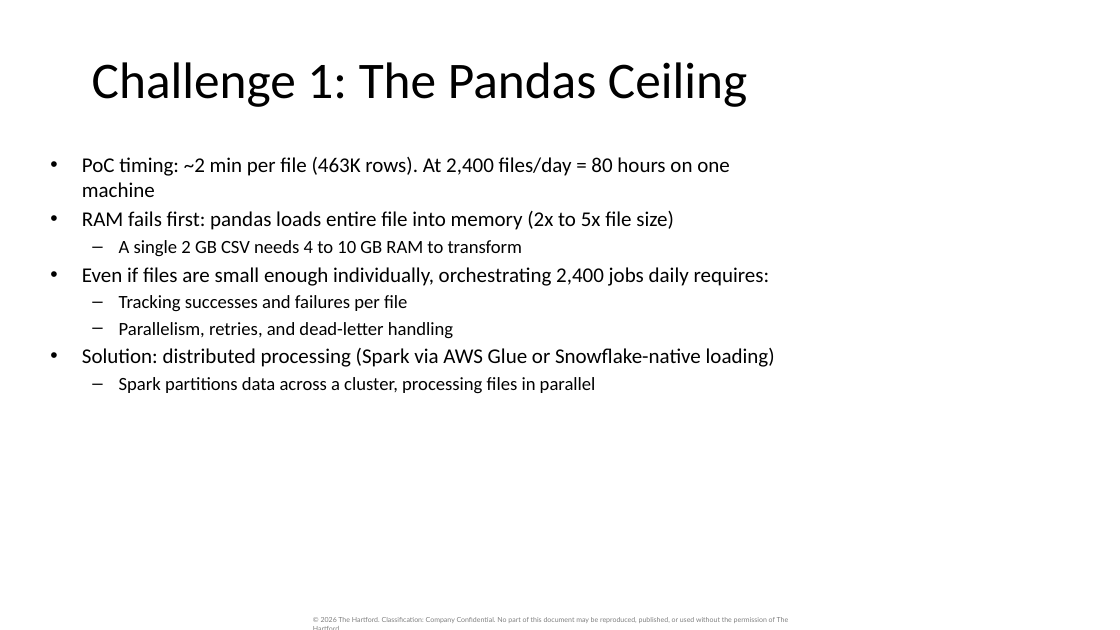
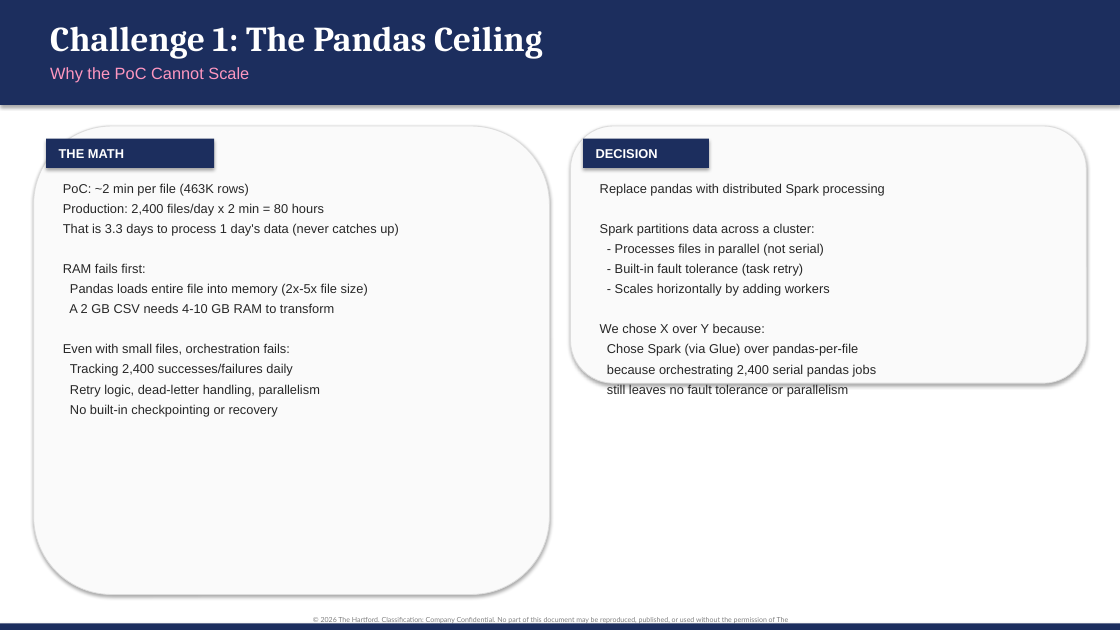
Before and after one commit to orlandojmarin/TechCatalyst_DE_2026, a slide deck: slide 3 of student-work/Week 4/Labs/Day 4/Group_Activity_PoC_to_Production.pptx. Drawn at 1120x630 pixels with LibreOffice and Linux fonts; fonts in the diff are those of the drawing. Boxes give left, top, right and bottom in pixels: in the first picture for what was removed or moved away, otherwise in the second. Text is boxed around its words. In the diff, an @@ line names an element or a change of style, - is before the commit and + after.

Commit message:
updated presentation to match template styling and include required tables

```diff
--- a/student-work/Week 4/Labs/Day 4/Group_Activity_PoC_to_Production.pptx
+++ b/student-work/Week 4/Labs/Day 4/Group_Activity_PoC_to_Production.pptx
@@ rectangle added at box(0, 0, 1120, 105), fill #1C2E5E @@
@@ text "Challenge 1: The Pandas Ceiling": place and size @@
-text "Challenge 1: The Pandas Ceiling" at box(92, 62, 747, 107)
+text "Challenge 1: The Pandas Ceiling" at box(50, 26, 542, 59)
@@ text "Challenge 1: The Pandas Ceiling" at box(50, 26, 542, 59): size 44 to 30 pt, font Calibri to Cambria, text colour #000000 to #FFFFFF, bold on; alignment centre to left; vertical alignment middle to top @@
@@ text added at box(50, 67, 249, 82), 14 pt, text #FE97C0 @@
+Why the PoC Cannot Scale
@@ rounded rectangle added at box(34, 126, 549, 595), fill #FAFAFA, outline #DDDDDD 0.75 pt @@
@@ rectangle added at box(46, 139, 214, 168), fill #1C2E5E @@
@@ text added at box(59, 149, 124, 158), 11 pt, text #FFFFFF, bold @@
+THE MATH
@@ rounded rectangle added at box(571, 126, 1086, 383), fill #FAFAFA, outline #DDDDDD 0.75 pt @@
@@ rectangle added at box(583, 139, 709, 168), fill #1C2E5E @@
@@ text added at box(596, 149, 658, 158), 11 pt, text #FFFFFF, bold @@
+DECISION
@@ text removed at box(82, 157, 775, 394) @@
-• PoC timing: ~2 min per file (463K rows). At 2,400 files/day = 80 hours on one machine
-• RAM fails first: pandas loads entire file into memory (2x to 5x file size)
-  – A single 2 GB CSV needs 4 to 10 GB RAM to transform
-• Even if files are small enough individually, orchestrating 2,400 jobs daily requires:
-  – Tracking successes and failures per file
-  – Parallelism, retries, and dead-letter handling
-• Solution: distributed processing (Spark via AWS Glue or Snowflake-native loading)
-  – Spark partitions data across a cluster, processing files in parallel
@@ text added at box(63, 183, 399, 417), 11 pt, text #272727 @@
+PoC: ~2 min per file (463K rows)
+Production: 2,400 files/day x 2 min = 80 hours
+That is 3.3 days to process 1 day's data (never catches up)
+RAM fails first:
+Pandas loads entire file into memory (2x-5x file size)
+A 2 GB CSV needs 4-10 GB RAM to transform
+Even with small files, orchestration fails:
+Tracking 2,400 successes/failures daily
+Retry logic, dead-letter handling, parallelism
+No built-in checkpointing or recovery
@@ text added at box(600, 183, 885, 396), 11 pt, text #272727 @@
+Replace pandas with distributed Spark processing
+Spark partitions data across a cluster:
+- Processes files in parallel (not serial)
+- Built-in fault tolerance (task retry)
+- Scales horizontally by adding workers
+We chose X over Y because:
+Chose Spark (via Glue) over pandas-per-file
+because orchestrating 2,400 serial pandas jobs
+still leaves no fault tolerance or parallelism
@@ rectangle added at box(0, 623, 1120, 630), fill #1C2E5E @@
```
Also in this commit, not shown: 7 other slides changed, 4 slides added, 4 slides removed.
